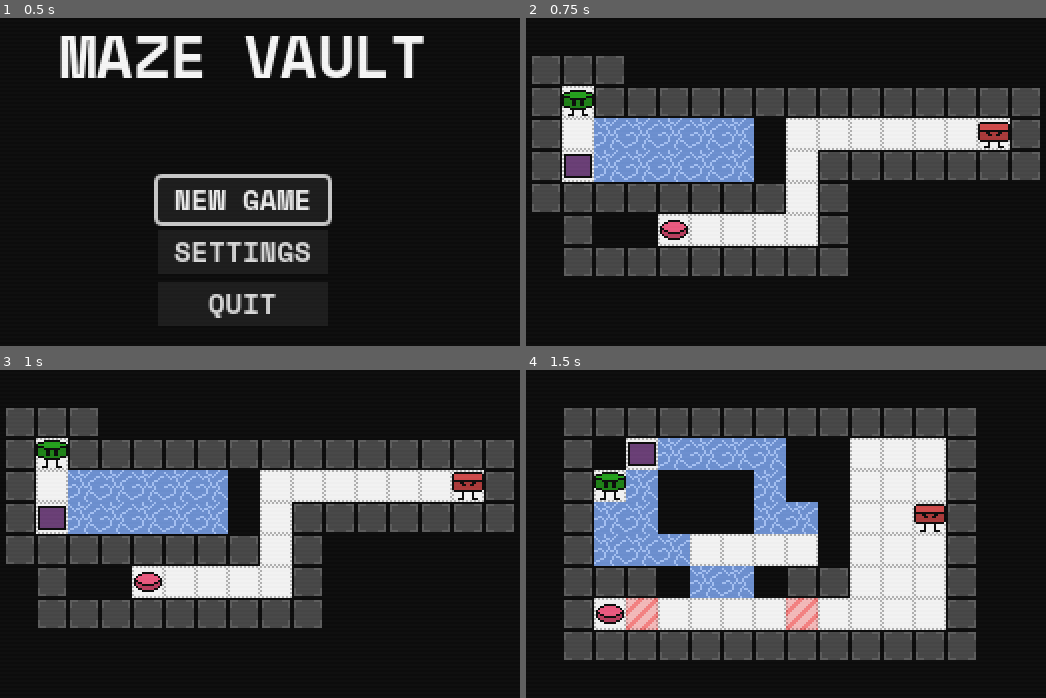
Above: before the commit, frames 1-4 (two rows, left to right).
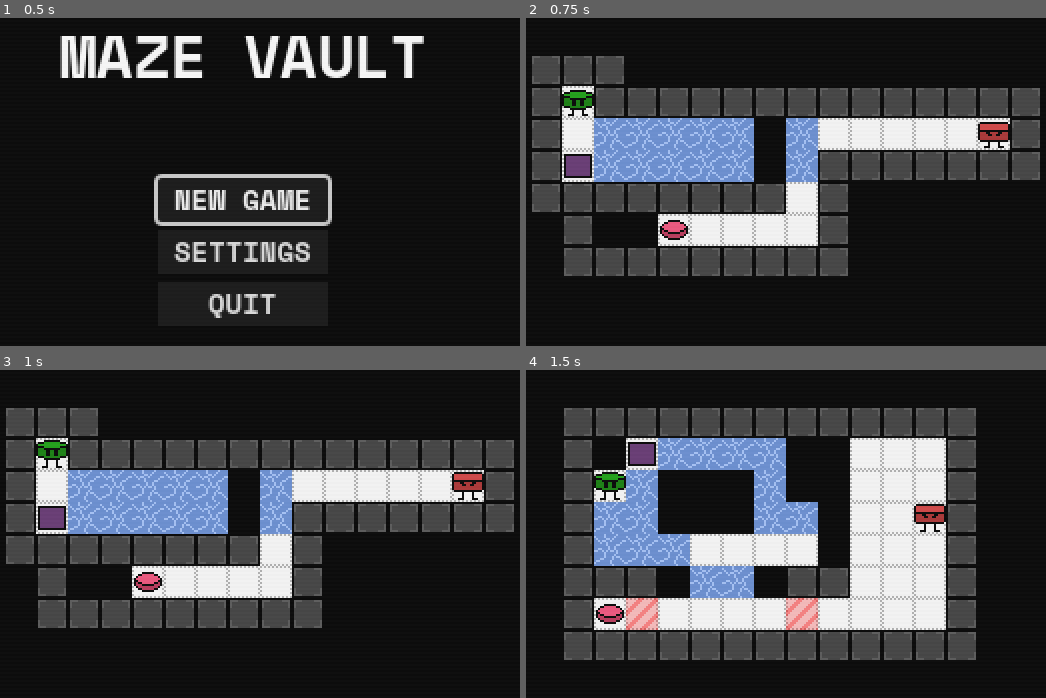
Above: after the commit, the same moments.

Repository: daredakke/maze-vault
Game: Godot game, scene res://scenes/game.tscn
Same seed, same stepped clock (60 frames per second), same inputs: the game is played once before the commit and once after it. Sound files missing from this copy of the repository are replaced by a short silence.
Inputs (mouse positions are in pixels of both pictures, inside the frame that each line leads up to):
- Up to frame 1 (0.5 s): no input
- Up to frame 2 (0.75 s): click "NEW GAME" at 0.5 s
- Up to frame 3 (1 s): no input
- Up to frame 4 (1.5 s): tap Enter (ui_accept) at 1.25 s; move the mouse to (739, 602) at 1.27 s; hold Up (up) from 1.28 s (still down); tap P (TEST_next_level) at 1.35 s

Frame 1 is identical in both runs. In frame 2, 1.2% of the frame differs, in the area x 50-57%, y 30-50%; in frame 3, 1.2%; in frame 4, nothing differs.

Commit message:
Audio bus and SFX

Diff:
--- /dev/null
+++ b/scenes/audio_bus.tscn
@@ -0,0 +1,90 @@
+[gd_scene load_steps=15 format=3 uid="uid://b1icoukkbev5p"]
+
+[ext_resource type="AudioStream" uid="uid://dwyynvm86wnqj" path="res://assets/sfx/player-death.wav" id="1_e2lcg"]
+[ext_resource type="Script" path="res://scripts/audio_bus.gd" id="1_juh5h"]
+[ext_resource type="AudioStream" uid="uid://bsiw5lt6jiata" path="res://assets/sfx/death.wav" id="2_f5hca"]
+[ext_resource type="AudioStream" uid="uid://sygskp2dtltb" path="res://assets/sfx/box-move.wav" id="3_ocs2r"]
+[ext_resource type="AudioStream" uid="uid://l3gbdphu5m2" path="res://assets/sfx/hover.wav" id="4_f6iyx"]
+[ext_resource type="AudioStream" uid="uid://boo78uxuwyw4q" path="res://assets/sfx/select.wav" id="5_u5rea"]
+[ext_resource type="AudioStream" uid="uid://bc52ve31cb3my" path="res://assets/sfx/reset.wav" id="6_i6vxr"]
+[ext_resource type="AudioStream" uid="uid://c7i0x4ln308hy" path="res://assets/sfx/teleporter-active.wav" id="7_vwnot"]
+[ext_resource type="AudioStream" uid="uid://dk4s55q720tjp" path="res://assets/sfx/teleporter-deactive.wav" id="8_pe8w7"]
+[ext_resource type="AudioStream" uid="uid://cowsoslbk5vll" path="res://assets/sfx/teleport.wav" id="9_qyvw2"]
+[ext_resource type="AudioStream" uid="uid://ussdb82cvlc8" path="res://assets/sfx/fire-shot.wav" id="10_0qc2y"]
+[ext_resource type="AudioStream" uid="uid://c3bhym4nb140i" path="res://assets/sfx/robot-release.wav" id="11_ejk80"]
+[ext_resource type="AudioStream" uid="uid://b8u6fsia2mbhw" path="res://assets/sfx/button-press.wav" id="12_aj4t4"]
+[ext_resource type="AudioStream" uid="uid://cc8ebmv5ubygq" path="res://assets/sfx/button-release.wav" id="13_fxkat"]
+
+[node name="AudioBus" type="Node"]
+script = ExtResource("1_juh5h")
+
+[node name="PlayerDeathSFX" type="AudioStreamPlayer" parent="."]
+stream = ExtResource("1_e2lcg")
+max_polyphony = 2
+bus = &"SFX"
+
+[node name="RobotDeathSFX" type="AudioStreamPlayer" parent="."]
+stream = ExtResource("2_f5hca")
+max_polyphony = 3
+bus = &"SFX"
+
+[node name="BoxMoveSFX" type="AudioStreamPlayer" parent="."]
+stream = ExtResource("3_ocs2r")
+volume_db = -2.0
+max_polyphony = 6
+bus = &"SFX"
+
+[node name="MenuHoverSFX" type="AudioStreamPlayer" parent="."]
+stream = ExtResource("4_f6iyx")
+max_polyphony = 6
+bus = &"SFX"
+
+[node name="MenuSelectSFX" type="AudioStreamPlayer" parent="."]
+stream = ExtResource("5_u5rea")
+max_polyphony = 6
+bus = &"SFX"
+
+[node name="LevelResetSFX" type="AudioStreamPlayer" parent="."]
+stream = ExtResource("6_i6vxr")
+volume_db = -2.0
+bus = &"SFX"
+
+[node name="TeleporterActivateSFX" type="AudioStreamPlayer" parent="."]
+stream = ExtResource("7_vwnot")
+max_polyphony = 3
+bus = &"SFX"
+
+[node name="TeleporterDeactivateSFX" type="AudioStreamPlayer" parent="."]
+stream = ExtResource("8_pe8w7")
+max_polyphony = 3
+bus = &"SFX"
+
+[node name="TeleportSFX" type="AudioStreamPlayer" parent="."]
+stream = ExtResource("9_qyvw2")
+bus = &"SFX"
+
+[node name="ShotFiredSFX" type="AudioStreamPlayer" parent="."]
+stream = ExtResource("10_0qc2y")
+max_polyphony = 2
+bus = &"SFX"
+
+[node name="RobotReleasedSFX" type="AudioStreamPlayer" parent="."]
+stream = ExtResource("11_ejk80")
+max_polyphony = 2
+bus = &"SFX"
+
+[node name="ButtonPressedSFX" type="AudioStreamPlayer" parent="."]
+stream = ExtResource("12_aj4t4")
+max_polyphony = 6
+bus = &"SFX"
+
+[node name="ButtonReleasedSFX" type="AudioStreamPlayer" parent="."]
+stream = ExtResource("13_fxkat")
+max_polyphony = 6
+bus = &"SFX"
+
+[connection signal="finished" from="PlayerDeathSFX" to="." method="_on_player_death_sfx_finished"]
+[connection signal="finished" from="RobotDeathSFX" to="." method="_on_robot_death_sfx_finished"]
+[connection signal="finished" from="BoxMoveSFX" to="." method="_on_box_move_sfx_finished"]
+[connection signal="finished" from="ShotFiredSFX" to="." method="_on_shot_fired_sfx_finished"]
+[connection signal="finished" from="RobotReleasedSFX" to="." method="_on_robot_released_sfx_finished"]
--- a/scenes/game.tscn
+++ b/scenes/game.tscn
@@ -1,6 +1,7 @@
-[gd_scene load_steps=8 format=3 uid="uid://2ebxoees0r32"]
+[gd_scene load_steps=9 format=3 uid="uid://2ebxoees0r32"]
 
 [ext_resource type="Script" path="res://scripts/game.gd" id="1_f6l8u"]
+[ext_resource type="PackedScene" uid="uid://b1icoukkbev5p" path="res://scenes/audio_bus.tscn" id="2_0w4l8"]
 [ext_resource type="PackedScene" uid="uid://ccqqq3oltseh7" path="res://scenes/splash.tscn" id="2_3wpsm"]
 [ext_resource type="Texture2D" uid="uid://douco27nrymbp" path="res://assets/scanlines-320-180.png" id="3_ct4n6"]
 [ext_resource type="PackedScene" uid="uid://dhcf22jtoctn0" path="res://scenes/pause.tscn" id="3_jsbi5"]
@@ -11,6 +12,8 @@
 [node name="Game" type="Node2D"]
 process_mode = 3
 script = ExtResource("1_f6l8u")
+
+[node name="AudioBus" parent="." instance=ExtResource("2_0w4l8")]
 
 [node name="Camera" type="Camera2D" parent="."]
 anchor_mode = 0
--- a/scenes/levels/level_08.tscn
+++ b/scenes/levels/level_08.tscn
@@ -228,6 +228,14 @@
 position = Vector2(144, 64)
 is_one_step_tile = true
 
+[node name="Void15" parent="Floor" instance=ExtResource("6_ksxpc")]
+position = Vector2(176, 64)
+is_one_step_tile = true
+
+[node name="Void16" parent="Floor" instance=ExtResource("6_ksxpc")]
+position = Vector2(176, 80)
+is_one_step_tile = true
+
 [node name="Void6" parent="Floor" instance=ExtResource("6_ksxpc")]
 position = Vector2(160, 64)
 
--- /dev/null
+++ b/scripts/audio_bus.gd
@@ -0,0 +1,94 @@
+class_name AudioBus
+extends Node
+
+
+@onready var player_death_sfx: AudioStreamPlayer = $PlayerDeathSFX
+@onready var robot_death_sfx: AudioStreamPlayer = $RobotDeathSFX
+@onready var box_move_sfx: AudioStreamPlayer = $BoxMoveSFX
+@onready var menu_hover_sfx: AudioStreamPlayer = $MenuHoverSFX
+@onready var menu_select_sfx: AudioStreamPlayer = $MenuSelectSFX
+@onready var level_reset_sfx: AudioStreamPlayer = $LevelResetSFX
+@onready var teleporter_activate_sfx: AudioStreamPlayer = $TeleporterActivateSFX
+@onready var teleporter_deactivate_sfx: AudioStreamPlayer = $TeleporterDeactivateSFX
+@onready var teleport_sfx: AudioStreamPlayer = $TeleportSFX
+@onready var shot_fired_sfx: AudioStreamPlayer = $ShotFiredSFX
+@onready var robot_released_sfx: AudioStreamPlayer = $RobotReleasedSFX
+@onready var button_pressed_sfx: AudioStreamPlayer = $ButtonPressedSFX
+@onready var button_released_sfx: AudioStreamPlayer = $ButtonReleasedSFX
+
+
+func play_menu_selected() -> void:
+	menu_select_sfx.play()
+
+
+func play_menu_hovered() -> void:
+	if not menu_select_sfx.playing:
+		menu_hover_sfx.play()
+
+
+func play_player_death() -> void:
+	player_death_sfx.play()
+
+
+func play_robot_death() -> void:
+	robot_death_sfx.play()
+
+
+func play_box_move() -> void:
+	box_move_sfx.play()
+
+
+func play_level_reset() -> void:
+	level_reset_sfx.play()
+
+
+func play_teleporter_activated() -> void:
+	teleporter_activate_sfx.play()
+
+
+func play_teleporter_deactivated() -> void:
+	teleporter_deactivate_sfx.play()
+
+
+func play_teleported() -> void:
+	teleport_sfx.play()
+
+
+func play_shot_fired() -> void:
+	shot_fired_sfx.play()
+
+
+func play_robot_released() -> void:
+	robot_released_sfx.play()
+
+
+func play_button_pressed() -> void:
+	button_pressed_sfx.play()
+
+
+func play_button_released() -> void:
+	button_released_sfx.play()
+
+
+func _on_player_death_sfx_finished() -> void:
+	_modulate_pitch(player_death_sfx)
+
+
+func _on_robot_death_sfx_finished() -> void:
+	_modulate_pitch(robot_death_sfx)
+
+
+func _on_shot_fired_sfx_finished() -> void:
+	_modulate_pitch(shot_fired_sfx)
+
+
+func _on_robot_released_sfx_finished() -> void:
+	_modulate_pitch(robot_released_sfx)
+
+
+func _on_box_move_sfx_finished() -> void:
+	_modulate_pitch(box_move_sfx)
+
+
+func _modulate_pitch(audio_player: AudioStreamPlayer) -> void:
+	audio_player.pitch_scale = randf_range(0.93, 1.07)
--- a/scripts/game.gd
+++ b/scripts/game.gd
@@ -1,10 +1,14 @@
 class_name Game
 extends Node2D
 
-
+@onready var audio_bus: Node = $AudioBus
 @onready var splash: Splash = %Splash
 @onready var pause: Pause = %Pause
 @onready var level: Level = %Level
+
+
+func _enter_tree() -> void:
+	get_tree().node_added.connect(_connect_button_sfx)
 
 
 func _ready() -> void:
@@ -32,6 +36,18 @@
 		level.next_level()
 
 
+func _connect_button_sfx(node: Node) -> void:
+	if node is Button:
+		node.mouse_entered.connect(_menu_hovered)
+		node.pressed.connect(_menu_selected)
+
+	if node is HSlider:
+		node.mouse_entered.connect(_menu_hovered)
+
+	if node.is_in_group("sfx_slider"):
+		node.drag_ended.connect(_sfx_slider_drag_ended)
+
+
 func _start_game() -> void:
 	Global.game_started = true
 
@@ -56,3 +72,15 @@
 			pause.focus_main_menu()
 	else:
 		pause.hide()
+
+
+func _menu_hovered() -> void:
+	audio_bus.play_menu_hovered()
+
+
+func _menu_selected() -> void:
+	audio_bus.play_menu_selected()
+
+
+func _sfx_slider_drag_ended(_value_changed: float) -> void:
+	audio_bus.play_menu_selected()
Not shown, added: assets/sfx/box-move.wav.import
Not shown, added: assets/sfx/button-press.wav.import
Not shown, added: assets/sfx/button-release.wav.import
Not shown, added: assets/sfx/death.wav.import
Not shown, added: assets/sfx/fire-shot.wav.import
Not shown, added: assets/sfx/hover.wav.import
Not shown, added: assets/sfx/player-death.wav.import
Not shown, added: assets/sfx/reset.wav.import
Not shown, added: assets/sfx/robot-release.wav.import
Not shown, added: assets/sfx/select.wav.import
Not shown, added: assets/sfx/teleport.wav.import
Not shown, added: assets/sfx/teleporter-active.wav.import
(and 14 more such lines)
